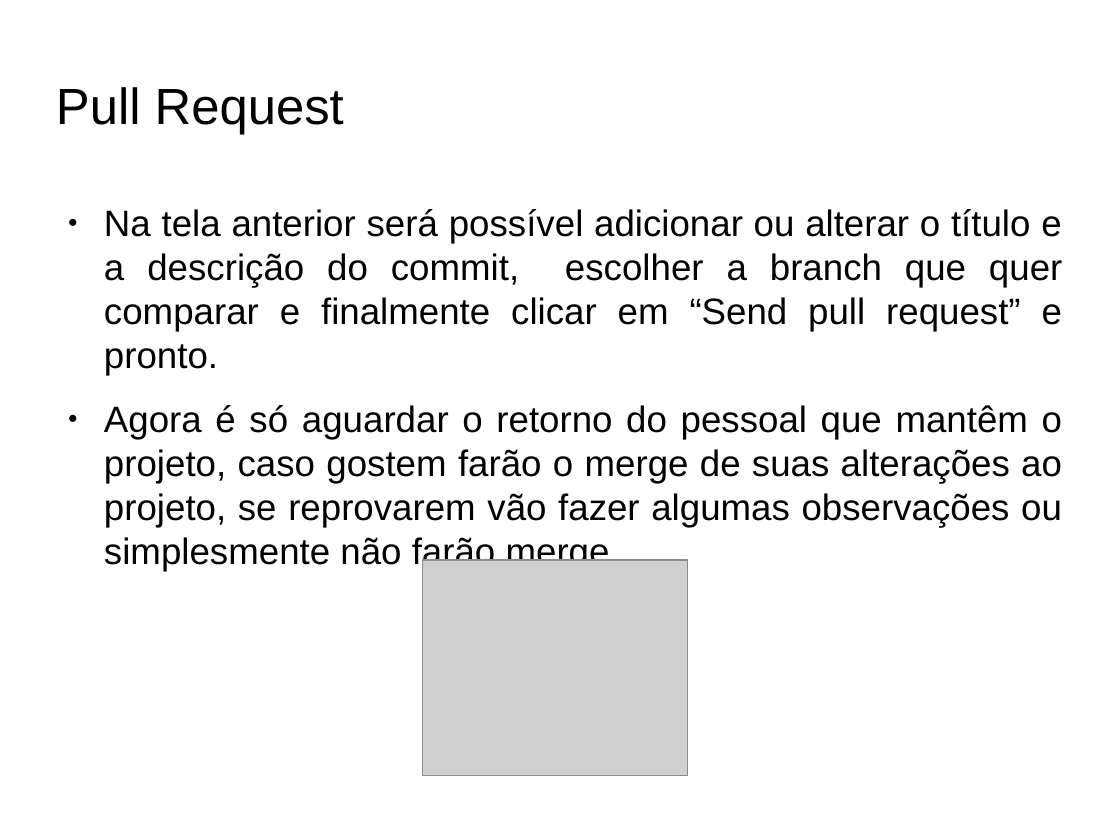
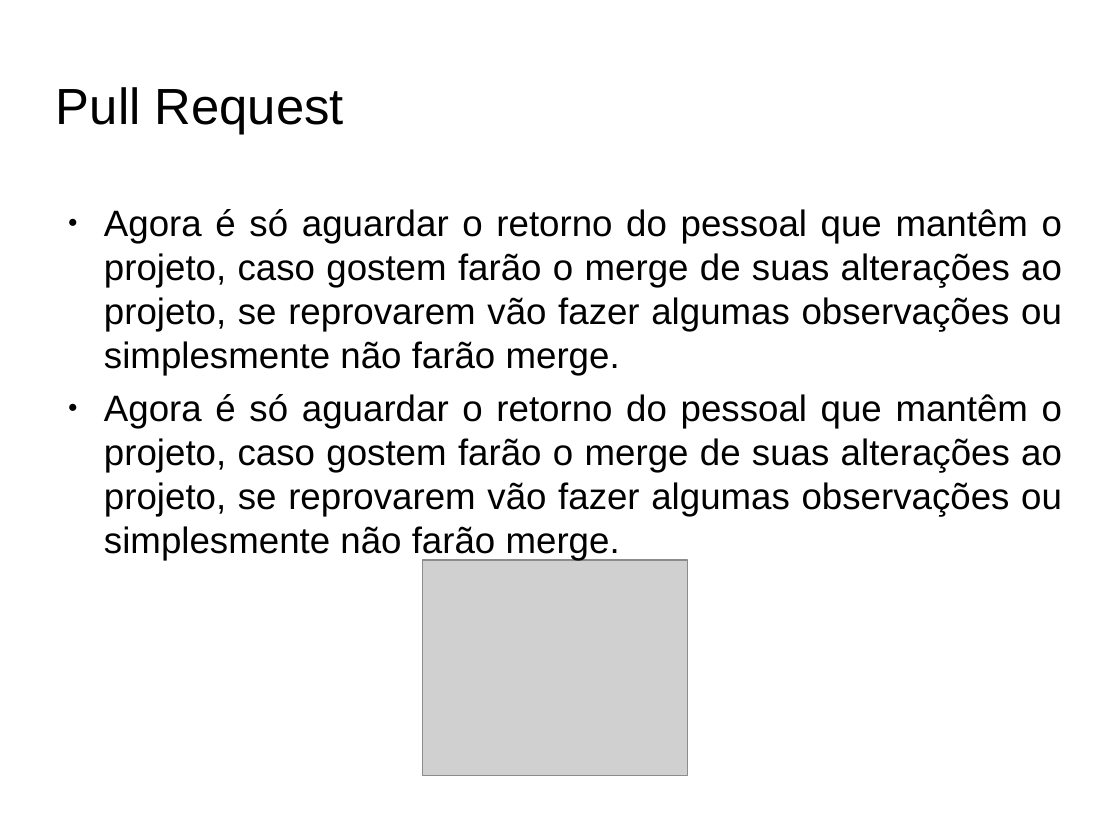
Before and after one commit to fabioads/apresentacao-git, a slide deck: slide 23 of Aprensentacao-GitHub.odp. Drawn at 1120x840 pixels with LibreOffice and Linux fonts; fonts in the diff are those of the drawing; grey boxes stand for pictures; background and template pictures are left out. Boxes give left, top, right and bottom in pixels: in the first picture for what was removed or moved away, otherwise in the second. Text is boxed around its words. In the diff, an @@ line names an element or a change of style, - is before the commit and + after.

```diff
--- a/Aprensentacao-GitHub.odp
+++ b/Aprensentacao-GitHub.odp
@@ text at [104, 209, 1062, 376]: paragraph removed @@
-● Na tela anterior será possível adicionar ou alterar o título e a descrição do commit, escolher a branch que quer comparar e finalmente clicar em “Send pull request” e pronto.
@@ text added at [104, 209, 1062, 376], 26 pt, text #000000 @@
+● Agora é só aguardar o retorno do pessoal que mantêm o projeto, caso gostem farão o merge de suas alterações ao projeto, se reprovarem vão fazer algumas observações ou simplesmente não farão merge.
@@ text "Agora é só aguardar o ...": place and size @@
-text "Agora é só aguardar o ..." at [104, 209, 1062, 572]
+text "Agora é só aguardar o ..." at [104, 394, 1062, 560]
```
Also in this commit, not shown: 7 other slides changed.
